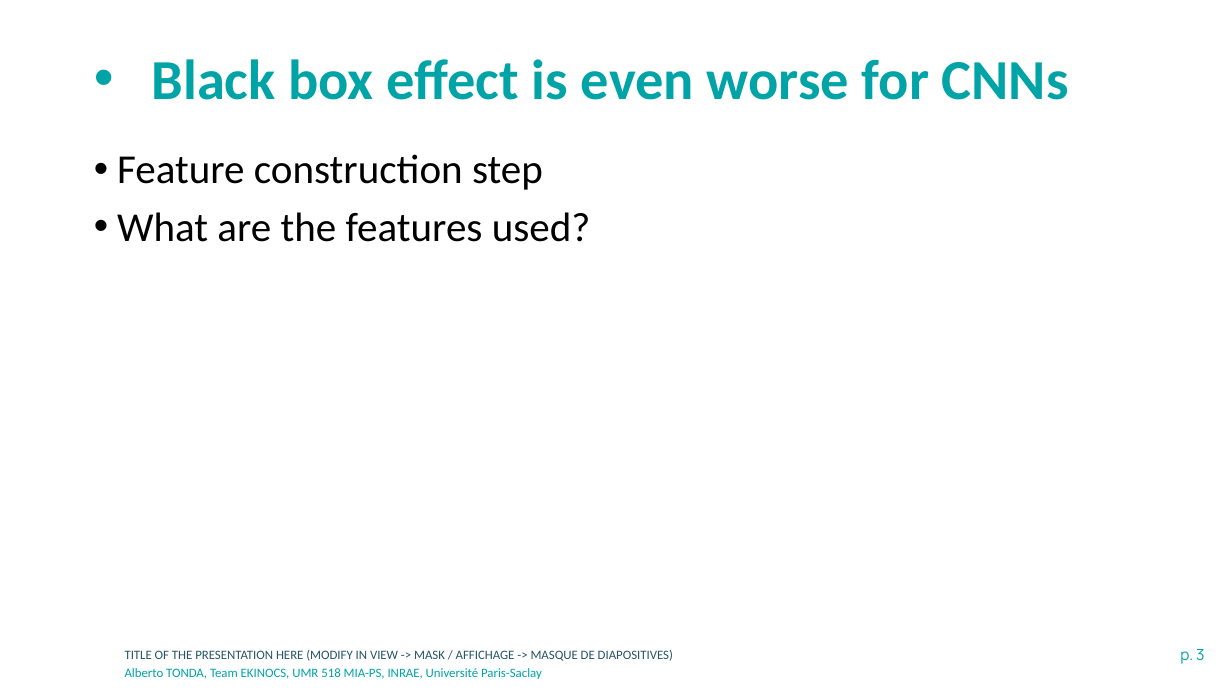
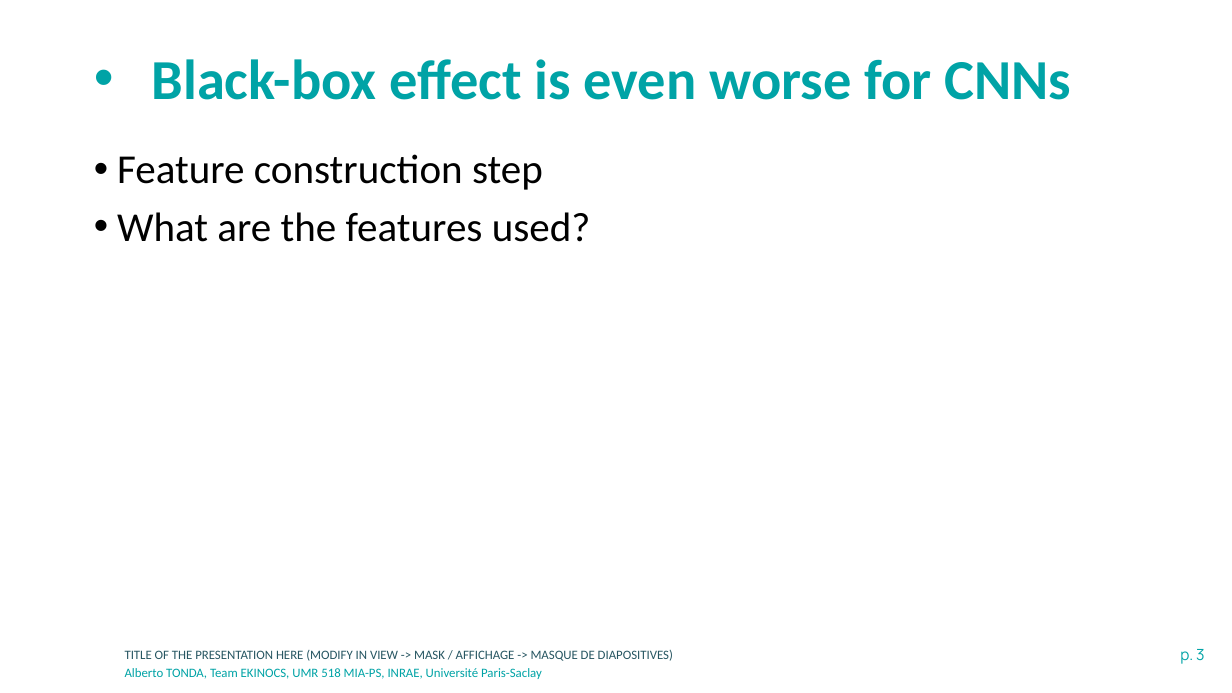
Before and after one commit to albertotonda/teaching, a slide deck: slide 3 of deep-learning-in-practice-with-pytorch/2-cnn-visualization.pptx. Drawn at 1232x693 pixels with LibreOffice and Linux fonts; fonts in the diff are those of the drawing; background and template pictures are left out. Boxes give left, top, right and bottom in pixels: in the first picture for what was removed or moved away, otherwise in the second. Text is boxed around its words. In the diff, an @@ line names an element or a change of style, - is before the commit and + after.

```diff
--- a/deep-learning-in-practice-with-pytorch/2-cnn-visualization.pptx
+++ b/deep-learning-in-practice-with-pytorch/2-cnn-visualization.pptx
@@ title at bbox=[152, 59, 1072, 100]: text changed @@
-• Black box effect is even worse for CNNs
+• Black-box effect is even worse for CNNs
```
Also in this commit, not shown: 5 slides added, 1 slide removed, 11 other files.
